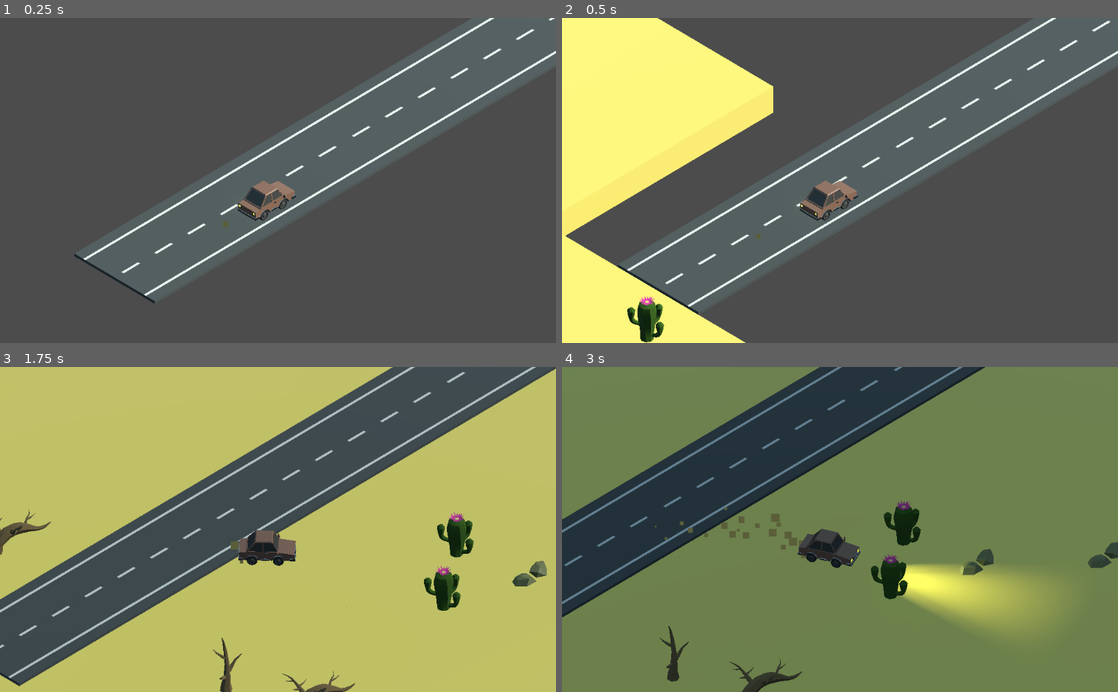
Above: before the commit, frames 1-4 (two rows, left to right).
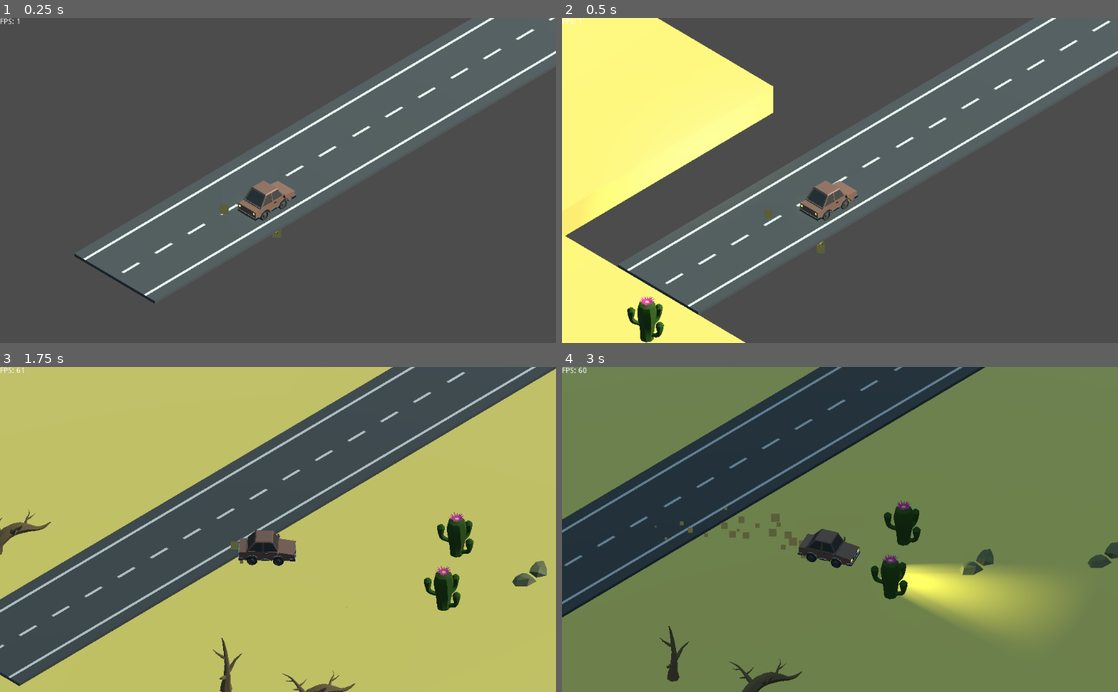
Above: after the commit, the same moments.

Repository: nheeb/dreamanddrive
Game: Godot game, scene res://Logic/Main.tscn
Two runs of this game, one before a commit and one after it. Both use one fixed random seed, a clock stepped at 60 frames per second and the inputs below. The engine's default icon, where the game draws it, is replaced by a stand-in: a white triangle on a blue panel in a dark square.
Inputs (mouse positions are in pixels of both pictures, inside the frame that each line leads up to):
- Up to frame 1 (0.25 s): no input
- Up to frame 2 (0.5 s): no input
- Up to frame 3 (1.75 s): move the mouse to (400, 513) at 0.52 s; hold D (steer_right) 0.53-1.28 s; click (400, 513) at 0.6 s; move the mouse to (166, 545) at 1.27 s; hold S (fly_down) from 1.28 s (still down); click (166, 545) at 1.35 s
- Up to frame 4 (3 s): move the mouse to (895, 458) at 2.02 s; release S (fly_down) at 2.03 s; hold D (steer_right) 2.03-2.78 s; click (895, 458) at 2.1 s; move the mouse to (812, 594) at 2.77 s; hold W (fly_up) from 2.78 s (still down); click (812, 594) at 2.85 s

The runs differ from the first frame. In frame 1, 0.1% of the frame differs, in the area x 0-52%, y 0-67%; in frame 2, 1.9%, in the area x 0-53%, y 0-71%; in frame 3, less than 0.1%; in frame 4, less than 0.1%.

Commit message:
Ubershader

Diff:
--- /dev/null
+++ b/Effects/DirtParticles.tscn
@@ -0,0 +1,40 @@
+[gd_scene load_steps=6 format=2]
+
+[sub_resource type="Curve" id=8]
+_data = [ Vector2( 0, 1 ), 0.0, 0.0, 0, 0, Vector2( 1, 0.2875 ), -1.37126, 0.0, 0, 0 ]
+
+[sub_resource type="CurveTexture" id=9]
+curve = SubResource( 8 )
+
+[sub_resource type="ParticlesMaterial" id=5]
+emission_shape = 2
+emission_box_extents = Vector3( 1, 0, 0 )
+direction = Vector3( 0, 2, 1 )
+spread = 25.0
+gravity = Vector3( 0, -6, 0 )
+initial_velocity = 5.0
+scale = 3.0
+scale_random = 1.0
+scale_curve = SubResource( 9 )
+
+[sub_resource type="SpatialMaterial" id=6]
+flags_unshaded = true
+params_billboard_mode = 3
+params_billboard_keep_scale = true
+particles_anim_h_frames = 1
+particles_anim_v_frames = 1
+particles_anim_loop = false
+albedo_color = Color( 0.353165, 0.37, 0.2257, 1 )
+
+[sub_resource type="QuadMesh" id=7]
+material = SubResource( 6 )
+size = Vector2( 0.2, 0.2 )
+
+[node name="DirtParticles" type="Particles"]
+transform = Transform( 1, 0, 0, 0, 1, 0, 0, 0, 1, 0, 0, 1.15479 )
+emitting = false
+amount = 20
+visibility_aabb = AABB( -2.43177, -0.84859, -1.35479, 5.59601, 2.51151, 4.90085 )
+local_coords = false
+process_material = SubResource( 5 )
+draw_pass_1 = SubResource( 7 )
--- /dev/null
+++ b/Effects/Ubershader.tscn
@@ -0,0 +1,11 @@
+[gd_scene load_steps=3 format=2]
+
+[ext_resource path="res://Effects/Explosion.tscn" type="PackedScene" id=1]
+[ext_resource path="res://Effects/DirtParticles.tscn" type="PackedScene" id=2]
+
+[node name="Ubershader" type="Spatial"]
+
+[node name="Explosion" parent="." instance=ExtResource( 1 )]
+
+[node name="DirtParticles" parent="." instance=ExtResource( 2 )]
+emitting = true
--- a/Logic/Car.gd
+++ b/Logic/Car.gd
@@ -130,8 +130,8 @@
 	currently_speed_boosting = true
 	Sound.play_acc()
 	var tween := get_tree().create_tween()
-	tween.tween_property(self, "engine_boost", 1.4, 1.0).from(1.0)
-	tween.tween_property(self, "engine_boost", 1.0, 4.0).from(1.4)
+	tween.tween_property(self, "engine_boost", 1.3, 1.2).from(1.0)
+	tween.tween_property(self, "engine_boost", 1.0, 3.5).from(1.3)
 	yield(tween,"finished")
 	currently_speed_boosting = false
 
--- a/Logic/Car.tscn
+++ b/Logic/Car.tscn
@@ -1,7 +1,8 @@
-[gd_scene load_steps=11 format=2]
+[gd_scene load_steps=7 format=2]
 
 [ext_resource path="res://Logic/Car.gd" type="Script" id=1]
 [ext_resource path="res://Logic/CarModel.tscn" type="PackedScene" id=2]
+[ext_resource path="res://Effects/DirtParticles.tscn" type="PackedScene" id=3]
 
 [sub_resource type="CapsuleShape" id=2]
 radius = 3.73
@@ -10,36 +11,6 @@
 [sub_resource type="CapsuleMesh" id=3]
 
 [sub_resource type="SphereShape" id=4]
-
-[sub_resource type="Curve" id=8]
-_data = [ Vector2( 0, 1 ), 0.0, 0.0, 0, 0, Vector2( 1, 0.2875 ), -1.37126, 0.0, 0, 0 ]
-
-[sub_resource type="CurveTexture" id=9]
-curve = SubResource( 8 )
-
-[sub_resource type="ParticlesMaterial" id=5]
-emission_shape = 2
-emission_box_extents = Vector3( 1, 0, 0 )
-direction = Vector3( 0, 2, 1 )
-spread = 25.0
-gravity = Vector3( 0, -6, 0 )
-initial_velocity = 5.0
-scale = 3.0
-scale_random = 1.0
-scale_curve = SubResource( 9 )
-
-[sub_resource type="SpatialMaterial" id=6]
-flags_unshaded = true
-params_billboard_mode = 3
-params_billboard_keep_scale = true
-particles_anim_h_frames = 1
-particles_anim_v_frames = 1
-particles_anim_loop = false
-albedo_color = Color( 0.353165, 0.37, 0.2257, 1 )
-
-[sub_resource type="QuadMesh" id=7]
-material = SubResource( 6 )
-size = Vector2( 0.2, 0.2 )
 
 [node name="Car" type="KinematicBody"]
 axis_lock_motion_y = true
@@ -102,11 +73,4 @@
 [node name="CollisionShape" type="CollisionShape" parent="Area"]
 shape = SubResource( 4 )
 
-[node name="DirtParticles" type="Particles" parent="."]
-transform = Transform( 1, 0, 0, 0, 1, 0, 0, 0, 1, 0, 0, 1.15479 )
-emitting = false
-amount = 20
-visibility_aabb = AABB( -2.43177, -0.84859, -1.35479, 5.59601, 2.51151, 4.90085 )
-local_coords = false
-process_material = SubResource( 5 )
-draw_pass_1 = SubResource( 7 )
+[node name="DirtParticles" parent="." instance=ExtResource( 3 )]
--- a/Logic/Main.gd
+++ b/Logic/Main.gd
@@ -20,6 +20,7 @@
 
 #const ENEMY_CAR = preload("res://Logic/EnemyCar.tscn")
 func _physics_process(_delta):
+	$UI/Label.text = "FPS: " + str(Engine.get_frames_per_second())
 	if Game.intro:
 		if Input.is_action_just_pressed("click"):
 			Game.intro = false
@@ -35,3 +36,7 @@
 #		enemy_car.setup(Game.map.last_waypoint)
 	if Input.is_action_just_pressed("cheat_spawn_obstacle"):
 		Game.spawn_dream_obstacle()
+
+
+func _on_Timer_timeout():
+	refresh_size()
--- a/Logic/Main.tscn
+++ b/Logic/Main.tscn
@@ -166,4 +166,18 @@
 
 [node name="World" parent="ViewportContainer/ViewportAwake" instance=ExtResource( 1 )]
 
+[node name="Timer" type="Timer" parent="."]
+process_mode = 0
+autostart = true
+
+[node name="UI" type="Control" parent="."]
+margin_right = 40.0
+margin_bottom = 40.0
+
+[node name="Label" type="Label" parent="UI"]
+margin_right = 40.0
+margin_bottom = 14.0
+text = "asdf"
+
 [connection signal="resized" from="ViewportContainer" to="." method="_on_ViewportContainer_resized"]
+[connection signal="timeout" from="Timer" to="." method="_on_Timer_timeout"]
--- a/Logic/World.tscn
+++ b/Logic/World.tscn
@@ -8,6 +8,7 @@
 [ext_resource path="res://default_env.tres" type="Environment" id=6]
 [ext_resource path="res://Fonts/LemonMilk.otf" type="DynamicFontData" id=7]
 [ext_resource path="res://Logic/ShakeCamera.gd" type="Script" id=8]
+[ext_resource path="res://Effects/Ubershader.tscn" type="PackedScene" id=9]
 
 [sub_resource type="PlaneMesh" id=1]
 
@@ -180,3 +181,6 @@
 playback_process_mode = 0
 anims/RESET = SubResource( 7 )
 anims/sun = SubResource( 6 )
+
+[node name="Ubershader" parent="." instance=ExtResource( 9 )]
+transform = Transform( 0.065048, 0, 0, 0, 0.065048, 0, 0, 0, 0.065048, 4.04521, -2.6749, 0 )
Not shown: 1 places in Logic/World.tscn that only renumber resources
Not shown, added: export_presets.cfg
